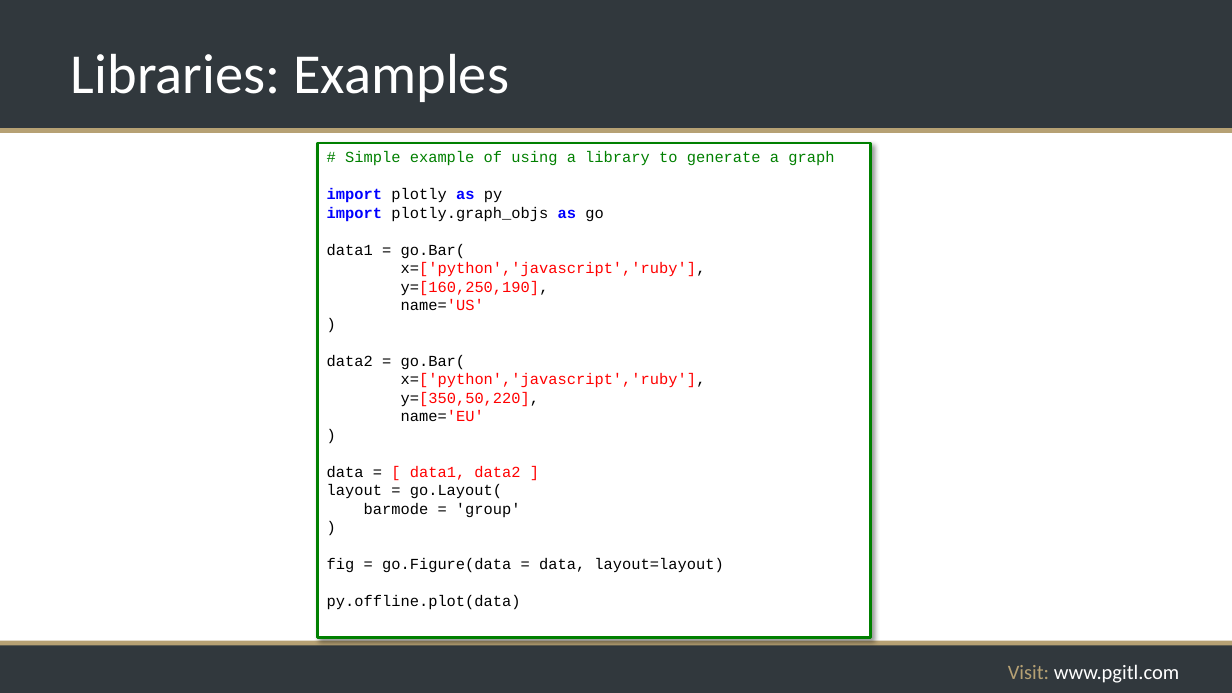
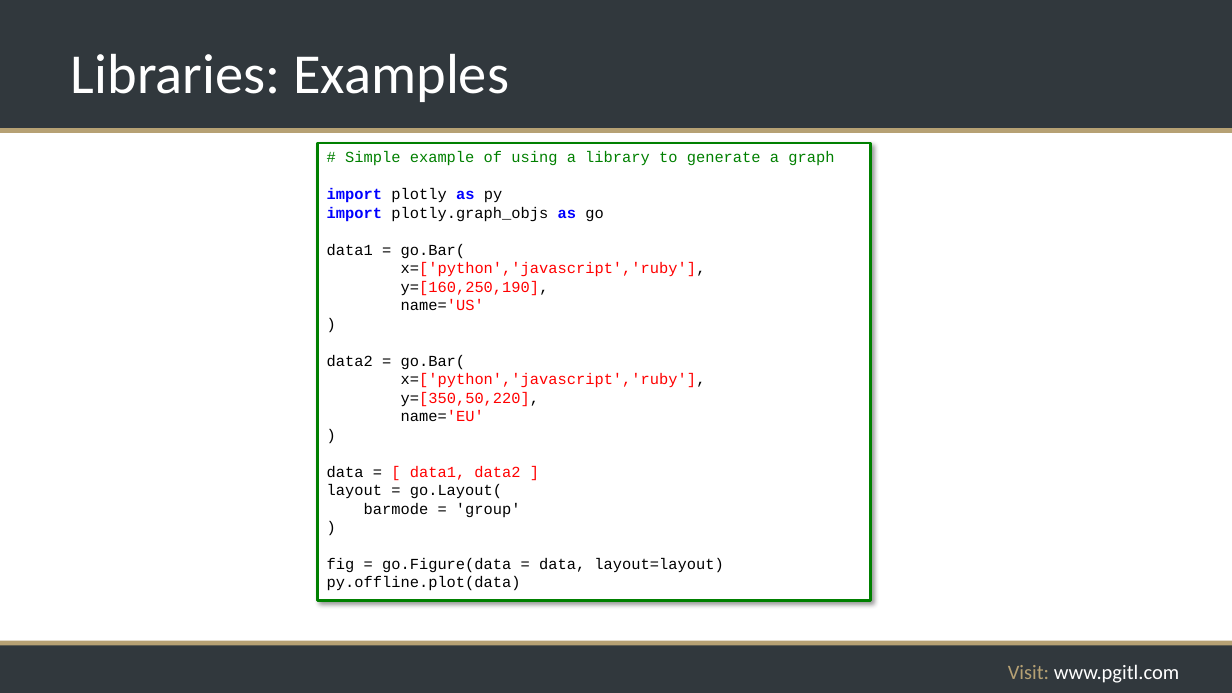
Before and after one commit to rikkouri/project-a, a slide deck: slide 129 of Programming Foundations.pptx (slide 125 before the commit). Drawn at 1232x693 pixels with LibreOffice and Linux fonts; fonts in the diff are those of the drawing; background and template pictures are left out. Boxes give left, top, right and bottom in pixels: in the first picture for what was removed or moved away, otherwise in the second. Text is boxed around its words. In the diff, an @@ line names an element or a change of style, - is before the commit and + after.

```diff
--- a/Programming Foundations.pptx
+++ b/Programming Foundations.pptx
@@ rectangle "# Simple example of using ...": place and size @@
-rectangle "# Simple example of using ..." at <box>318,143,871,638</box>
+rectangle "# Simple example of using ..." at <box>318,143,871,601</box>
```
Also in this commit, not shown: 3 other slides changed, 6 slides added, 2 slides removed, 2 other files.
